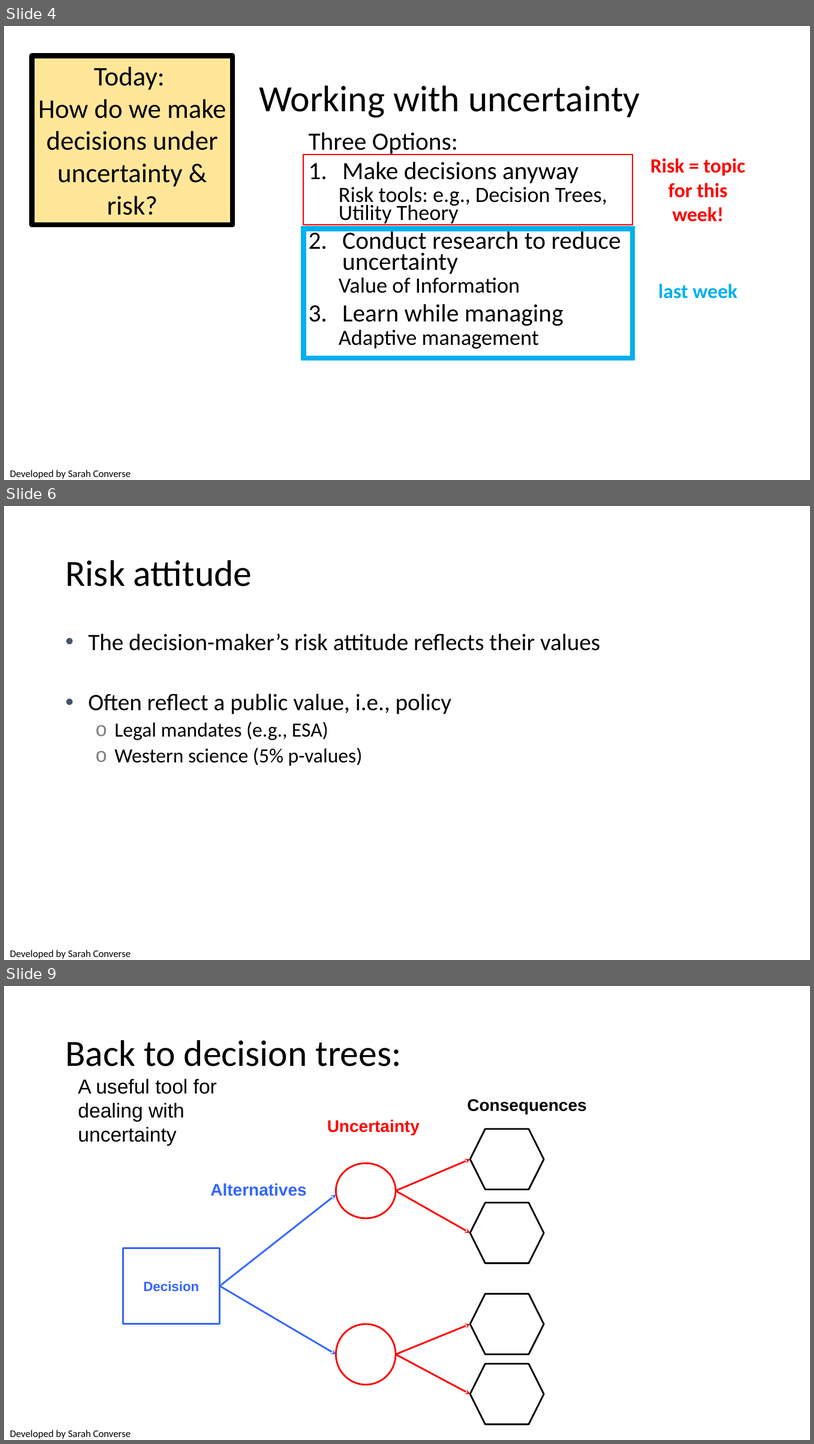
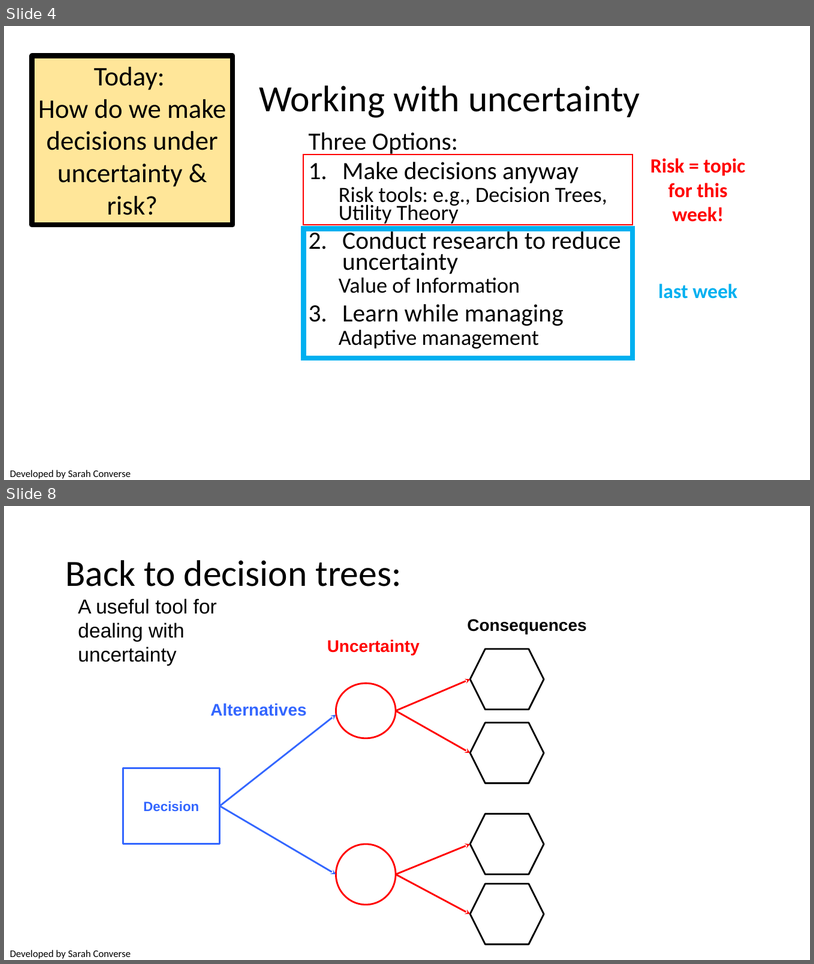
Before and after one commit to briellekthompson/NATR_8001_DecisionAnalysis_Fall25_Mizzou, a slide deck: material/Week7-UncertaintyPart2-Risk/Week7_SDM_Mizzou.pptx. Shown one above the other, each under a label of ours: slides 4, 6 and 9 before the commit, slides 4 and 8 after it; the slides between them are not shown. The pictures are 814x1444 and 814x964 pixels, drawn with LibreOffice and Linux fonts; fonts in the diff are those of the drawing; background and template pictures are left out. Boxes give left, top, right and bottom in pixels: in the first picture for what was removed or moved away, otherwise in the second. Text is boxed around its words. In the diff, an @@ line names an element or a change of style, - is before the commit and + after.

```diff
--- a/material/Week7-UncertaintyPart2-Risk/Week7_SDM_Mizzou.pptx
+++ b/material/Week7-UncertaintyPart2-Risk/Week7_SDM_Mizzou.pptx
@@ slide 6 removed at (x1=4, y1=506, x2=810, y2=960), background #FFFFFF @@
@@ title removed at (x1=65, y1=560, x2=252, y2=586) @@
-Risk attitude
@@ text removed at (x1=88, y1=633, x2=600, y2=766) @@
-• The decision-maker’s risk attitude reflects their values
-• Often reflect a public value, i.e., policy
-  o Legal mandates (e.g., ESA)
-  o Western science (5% p-values)
@@ text removed at (x1=10, y1=949, x2=131, y2=958) @@
-Developed by Sarah Converse
@@ what was slide 9 is now slide 8 @@
```
Also in this commit, not shown: 14 slides changed, 9 slides added, 1 other file.
